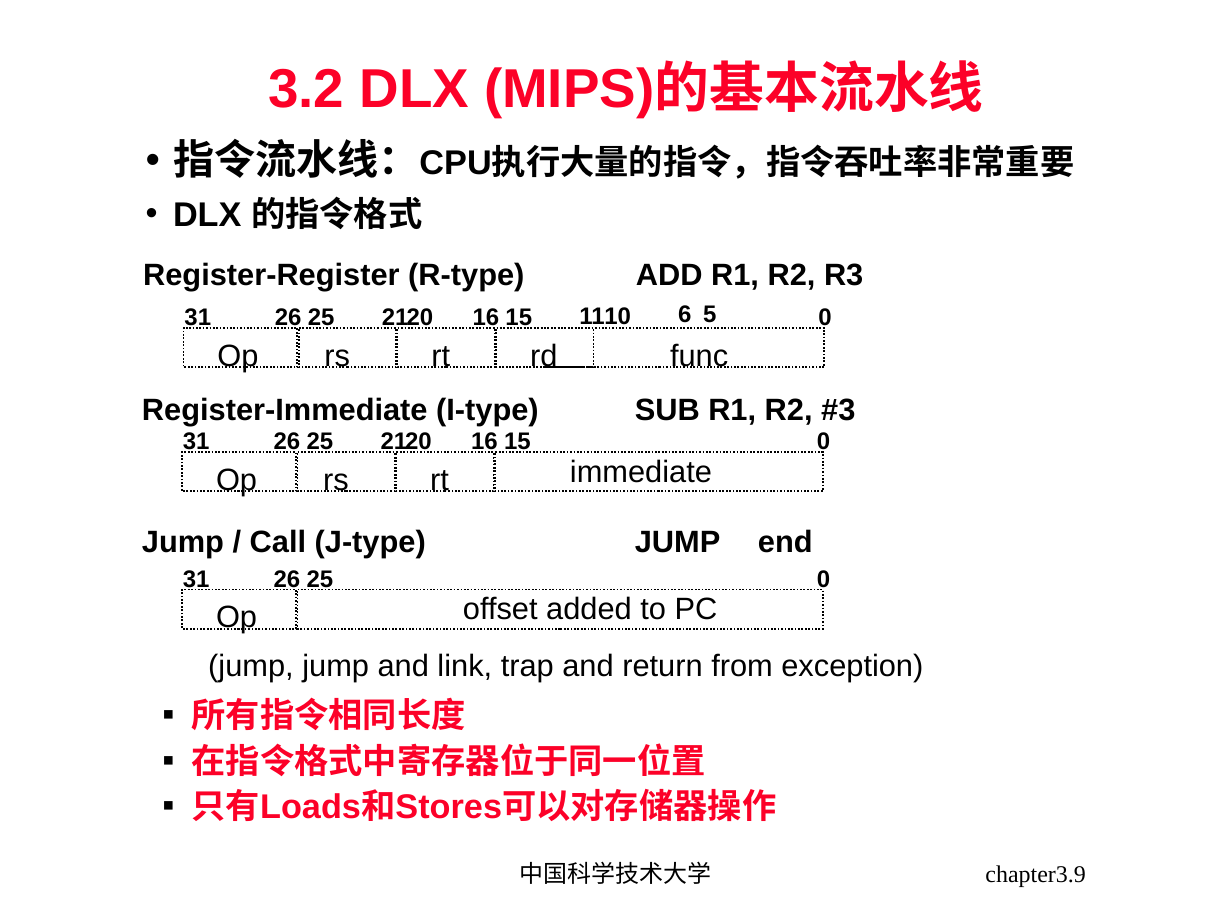
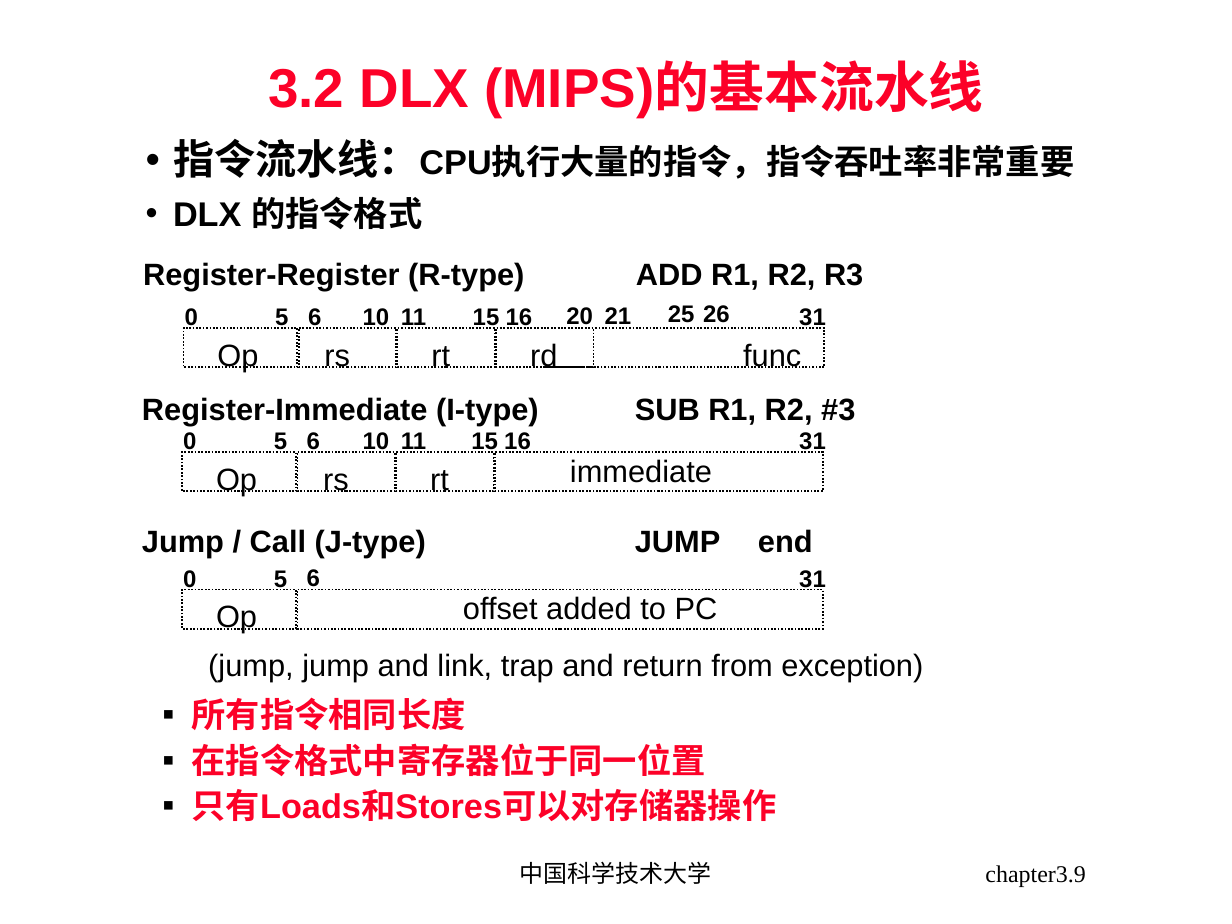
Before and after one commit to blindFS/ca2015, a slide deck: slide 9 of handouts/chapter03.ppt. Drawn at 1232x924 pixels with LibreOffice and Linux fonts; fonts in the diff are those of the drawing. Boxes give left, top, right and bottom in pixels: in the first picture for what was removed or moved away, otherwise in the second. Text is boxed around its words. In the diff, an @@ line names an element or a change of style, - is before the commit and + after.

```diff
--- a/handouts/chapter03.ppt
+++ b/handouts/chapter03.ppt
@@ text "25": place and size @@
-text "25" at (307,432,334,453)
+text "25" at (668,305,695,328)
@@ text "26": place and size @@
-text "26" at (274,432,301,455)
+text "26" at (703,305,730,328)
@@ 3 texts: place and size @@
-3 texts at (817,308,831,592)
+3 texts at (183,308,198,590)
@@ group removed at (274,308,432,593): 6 texts @@
-20
-21
-26
-25
-26
-25
@@ group added at (274,308,426,590): 5 texts @@
+11
+10
+5
+5
+6
@@ text "10": place and size @@
-text "10" at (604,307,631,329)
+text "10" at (363,308,390,329)
@@ text "11": place and size @@
-text "11" at (579,307,604,330)
+text "11" at (401,308,426,329)
@@ text "15": place and size @@
-text "15" at (505,308,532,329)
+text "15" at (473,308,500,331)
@@ text "16": place and size @@
-text "16" at (473,308,500,331)
+text "16" at (506,308,533,329)
@@ text "20": place and size @@
-text "20" at (407,308,434,329)
+text "20" at (566,307,593,329)
@@ text "21": place and size @@
-text "21" at (382,308,409,331)
+text "21" at (605,307,632,329)
@@ 3 texts: place and size @@
-3 texts at (183,308,211,590)
+3 texts at (799,308,826,592)
@@ text "func": place and size @@
-text "func" at (670,343,728,368)
+text "func" at (743,343,801,368)
@@ text "5": place and size @@
-text "5" at (703,305,716,328)
+text "5" at (274,432,287,453)
@@ text "6": place and size @@
-text "6" at (678,305,691,328)
+text "6" at (307,432,320,453)
@@ text "15": place and size @@
-text "15" at (504,432,531,453)
+text "15" at (471,432,498,455)
@@ text "16": place and size @@
-text "16" at (471,432,498,455)
+text "16" at (504,432,531,453)
@@ text added at (307,569,320,590), 14 pt, text #000000, bold @@
+6
```
Also in this commit, not shown: 56 other slides changed, 8 slides added, 4 slides removed.
